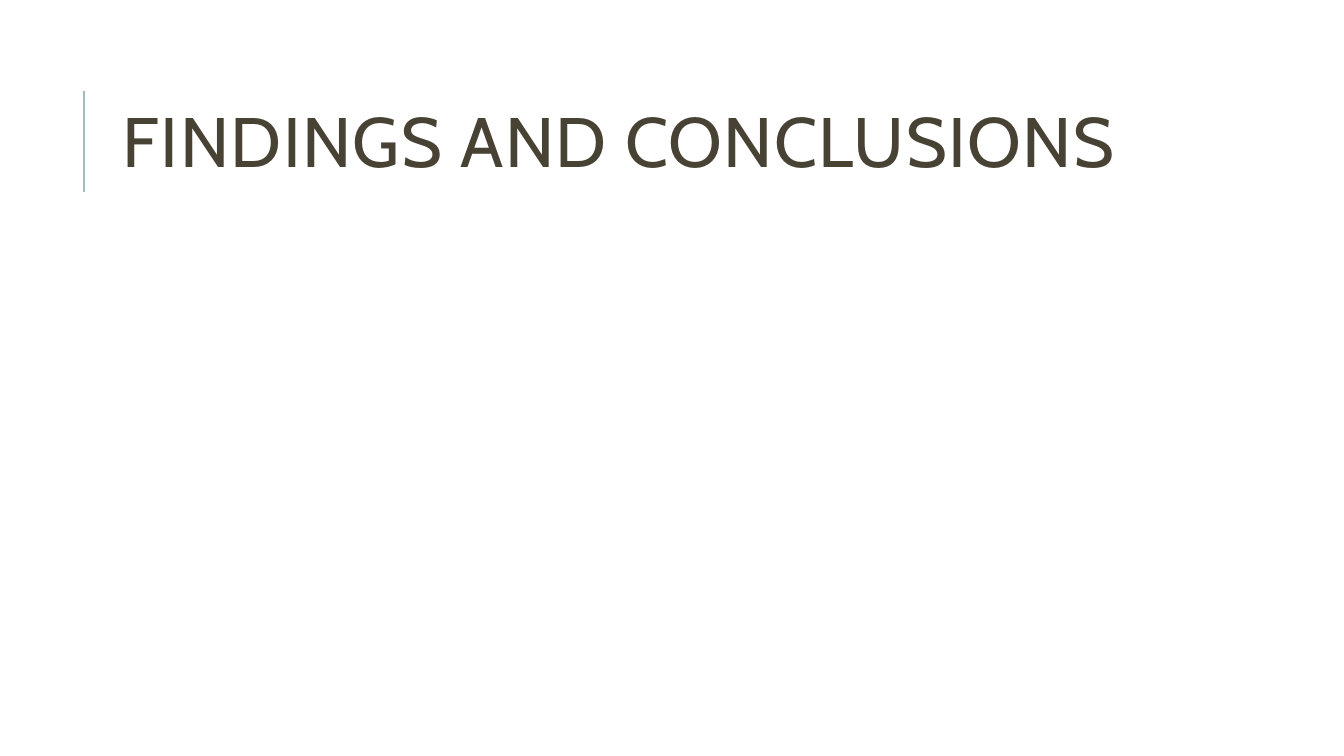
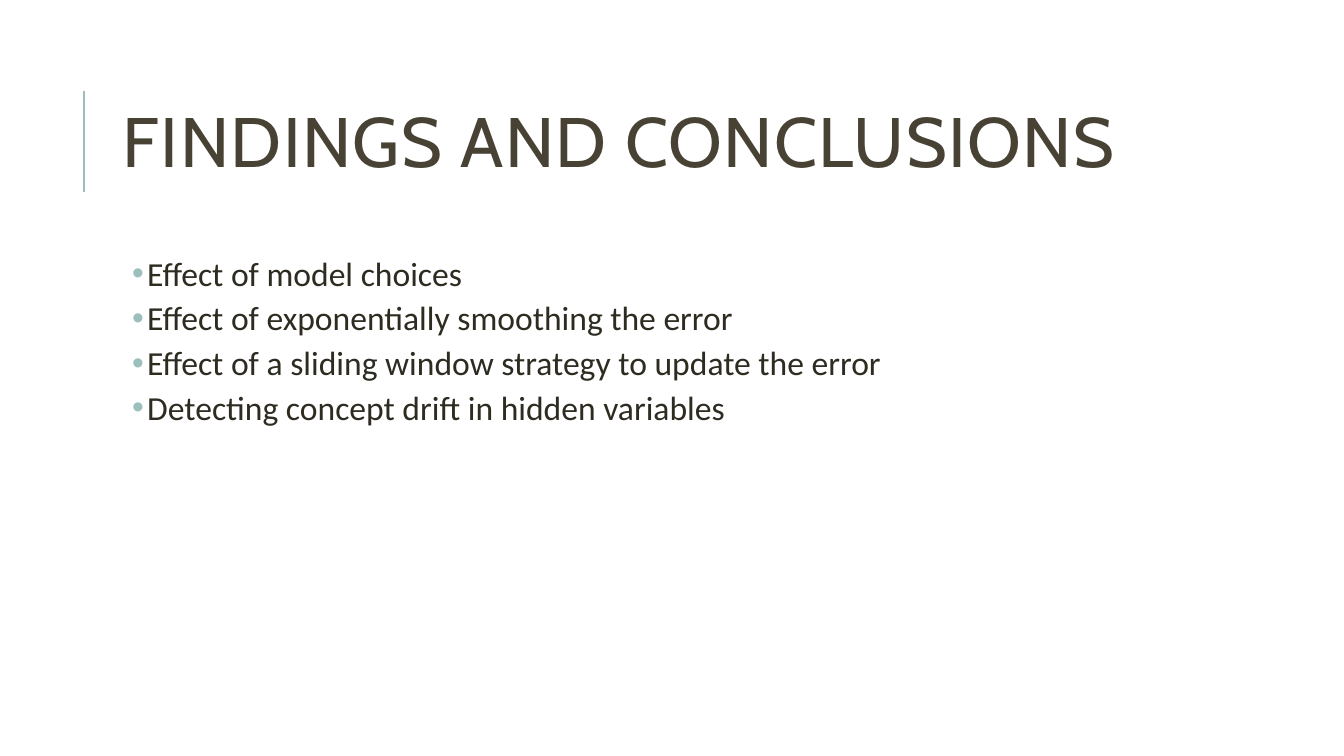
Before and after one commit to miguelFigSilva/dsm_SPC, a slide deck: slide 10 of presentation.pptx. Drawn at 1344x756 pixels with LibreOffice and Linux fonts; fonts in the diff are those of the drawing. Boxes give left, top, right and bottom in pixels: in the first picture for what was removed or moved away, otherwise in the second. Text is boxed around its words. In the diff, an @@ line names an element or a change of style, - is before the commit and + after.

```diff
--- a/presentation.pptx
+++ b/presentation.pptx
@@ text added at [147, 262, 881, 426], 24 pt, text #2E2B21 @@
+  • Effect of model choices
+  • Effect of exponentially smoothing the error
+  • Effect of a sliding window strategy to update the error
+  • Detecting concept drift in hidden variables
```
Also in this commit, not shown: 1 other slide changed, 8 slides added.
